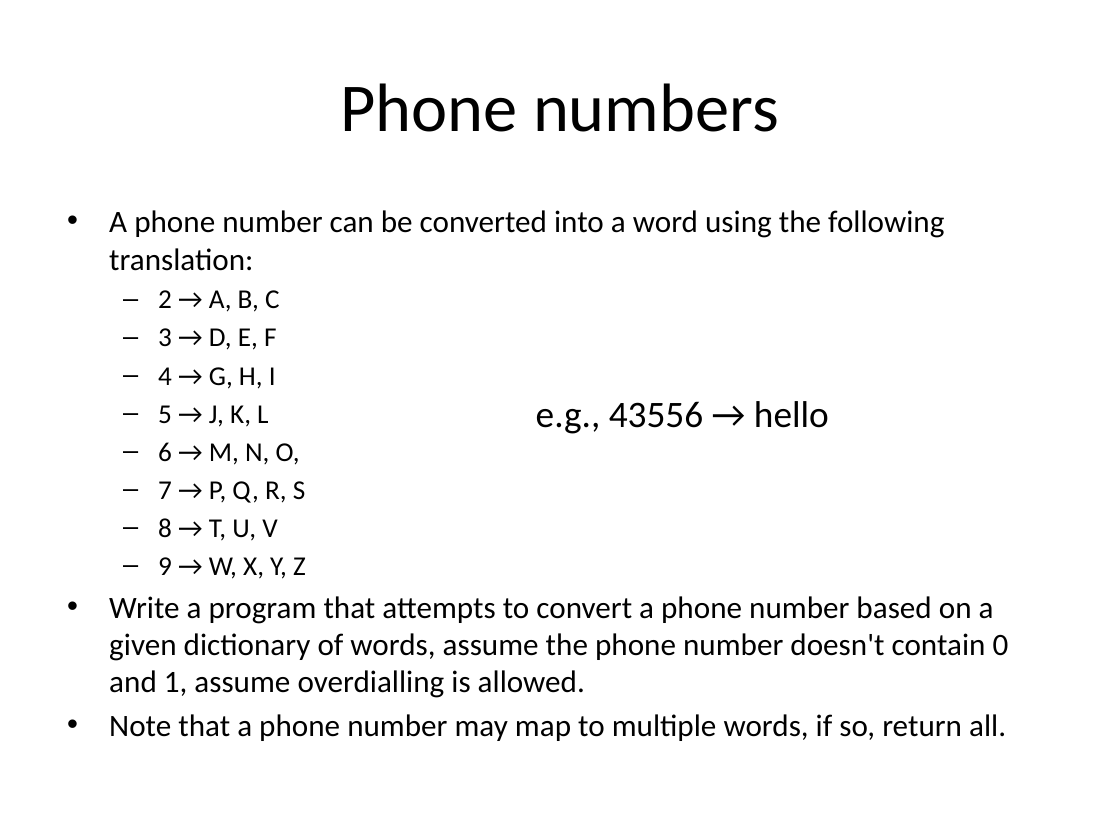
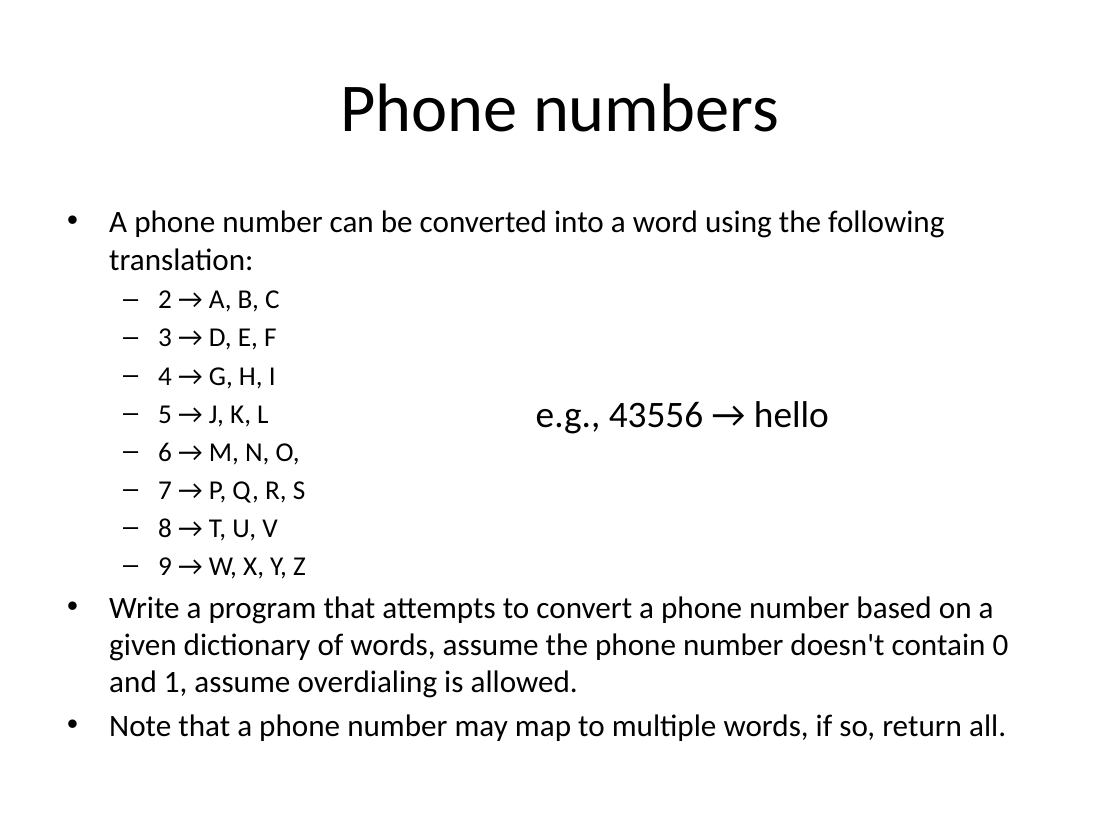
Before and after one commit to gjbex/training-material, a slide deck: slide 9 of Python/Exercises/python-exercises.pptx. Drawn at 1120x840 pixels with LibreOffice and Linux fonts; fonts in the diff are those of the drawing. Boxes give left, top, right and bottom in pixels: in the first picture for what was removed or moved away, otherwise in the second. Text is boxed around its words. In the diff, an @@ line names an element or a change of style, - is before the commit and + after.

Commit message:
Fixed typo

```diff
--- a/Python/Exercises/python-exercises.pptx
+++ b/Python/Exercises/python-exercises.pptx
@@ text at [109,596,1009,698]: text changed @@
-• Write a program that attempts to convert a phone number based on a given dictionary of words, assume the phone number doesn't contain 0 and 1, assume overdialling is allowed.
+• Write a program that attempts to convert a phone number based on a given dictionary of words, assume the phone number doesn't contain 0 and 1, assume overdialing is allowed.
```
Also in this commit, not shown: 1 other slide changed.
